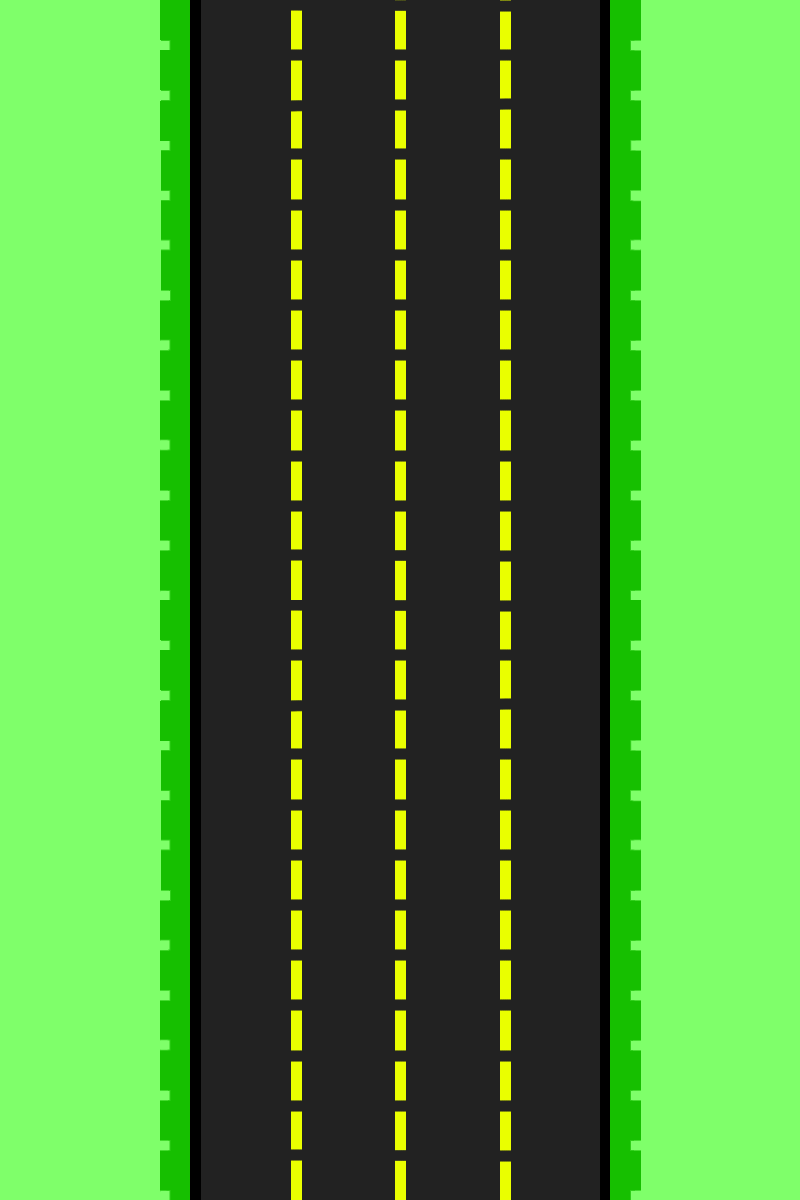
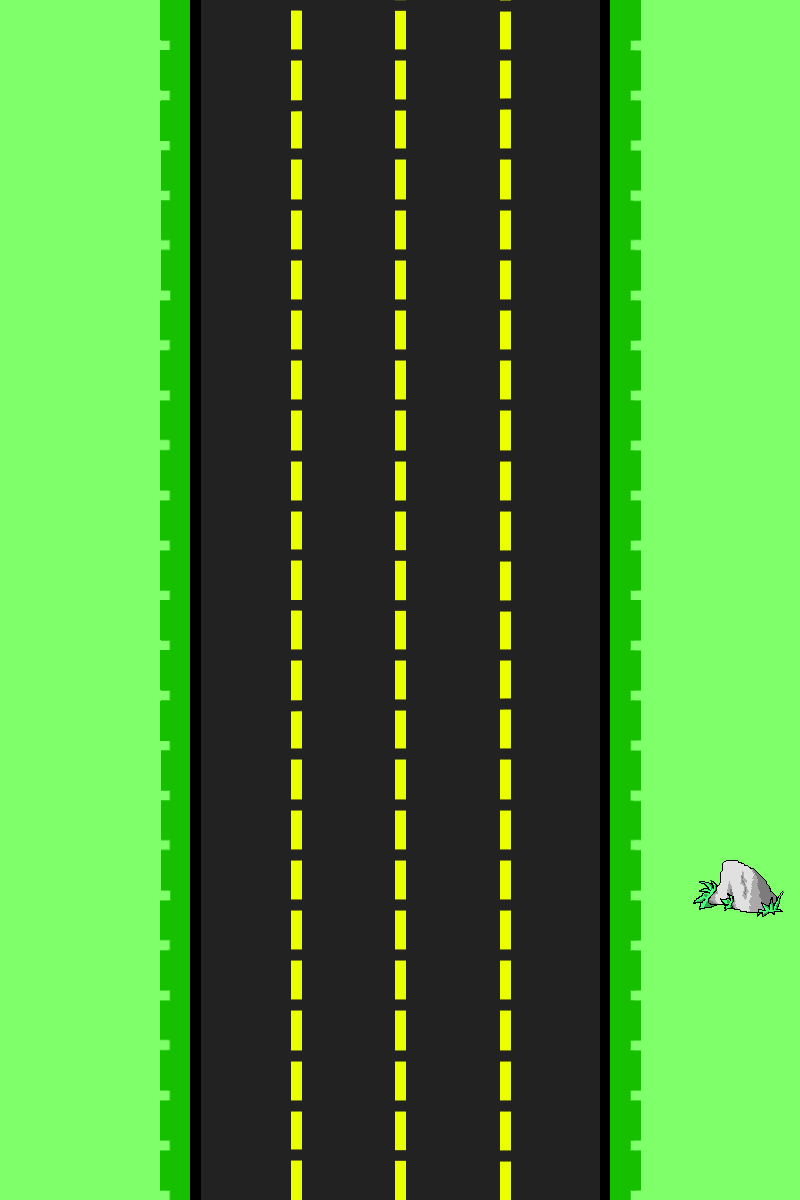
Revision of a layered 800 × 1200 image; what changed, layer by layer:
renamed "green.png" to "Capa", painted on it over [693, 860, 785, 917]
painted on "Fondo" over [693, 860, 785, 917]
